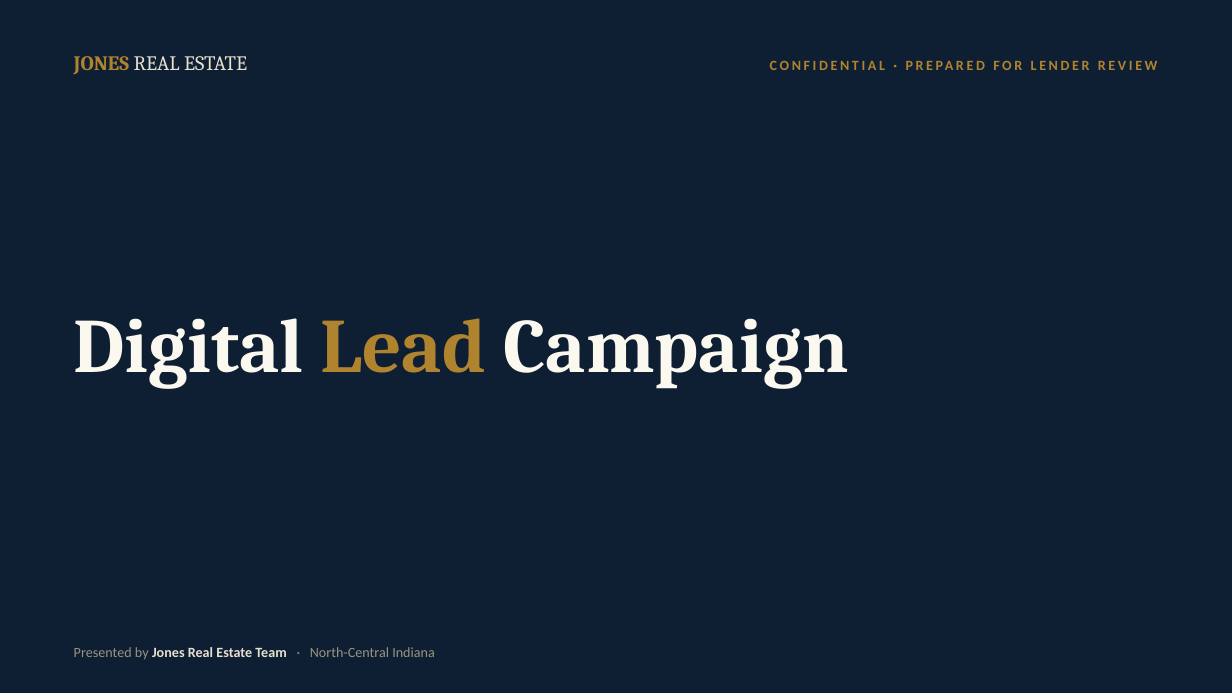
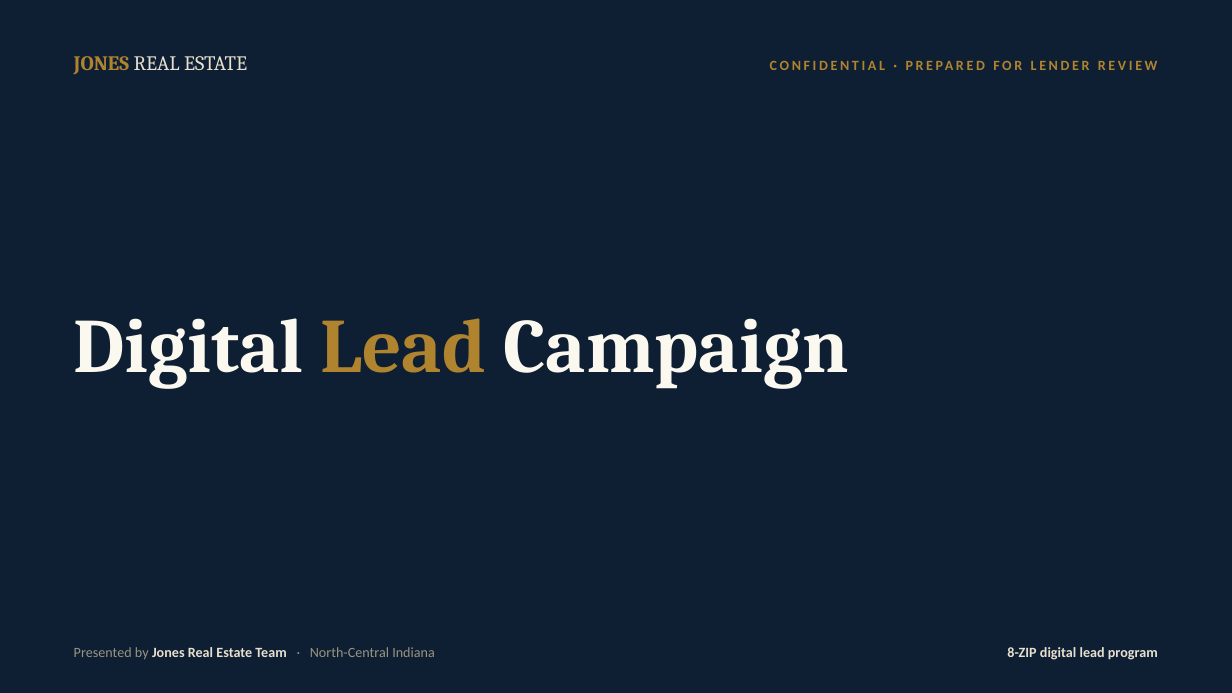
Before and after one commit to NomadRN13/Cortana, a slide deck: slide 1 of presentations/Digital-Lead-Campaign.pptx. Drawn at 1232x693 pixels with LibreOffice and Linux fonts; fonts in the diff are those of the drawing. Boxes give left, top, right and bottom in pixels: in the first picture for what was removed or moved away, otherwise in the second. Text is boxed around its words. In the diff, an @@ line names an element or a change of style, - is before the commit and + after.

```diff
--- a/presentations/Digital-Lead-Campaign.pptx
+++ b/presentations/Digital-Lead-Campaign.pptx
@@ text added at bbox=[1007, 647, 1158, 660], 11 pt, text #E7E0CE, bold @@
+8-ZIP digital lead program
```
Also in this commit, not shown: 3 other slides changed, 1 other file.
